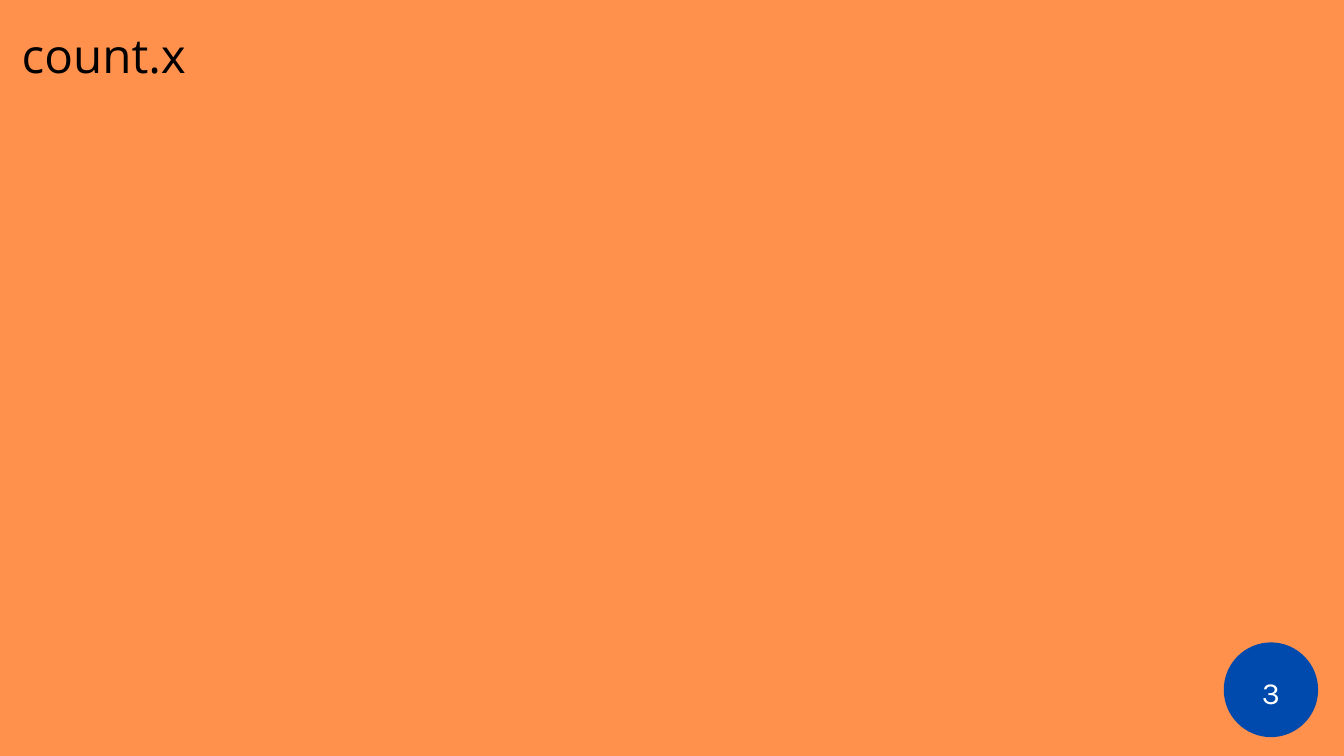
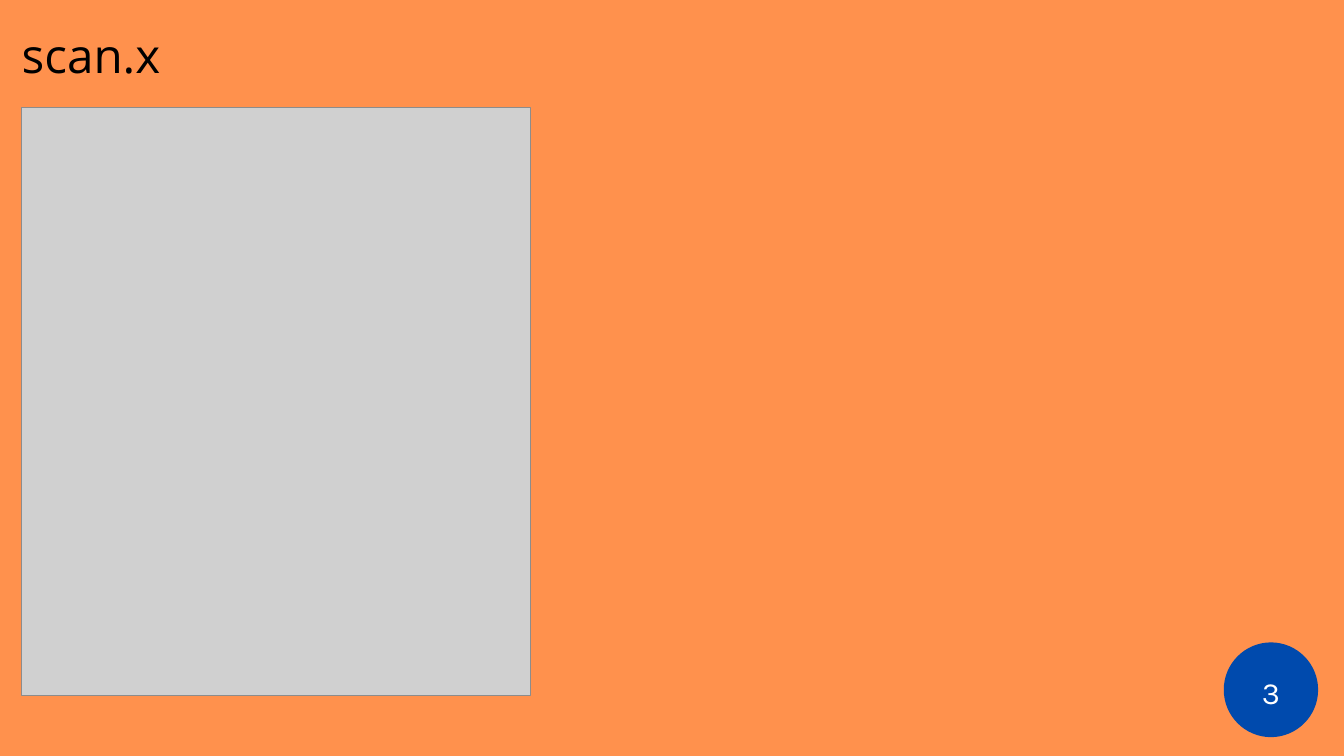
Before and after one commit to ilcors-dev/gruppo-reti, a slide deck: slide 3 of esercitazione_8/documents/Esercitazione 8.pptx. Drawn at 1344x756 pixels with LibreOffice and Linux fonts; fonts in the diff are those of the drawing; grey boxes stand for pictures. Boxes give left, top, right and bottom in pixels: in the first picture for what was removed or moved away, otherwise in the second. Text is boxed around its words. In the diff, an @@ line names an element or a change of style, - is before the commit and + after.

```diff
--- a/esercitazione_8/documents/Esercitazione 8.pptx
+++ b/esercitazione_8/documents/Esercitazione 8.pptx
@@ text at [22,47,161,74]: text changed @@
-count.x
+scan.x
@@ picture added at [22,107,530,695] @@
```
Also in this commit, not shown: 4 other slides changed, 1 slide removed, 2 other files.
